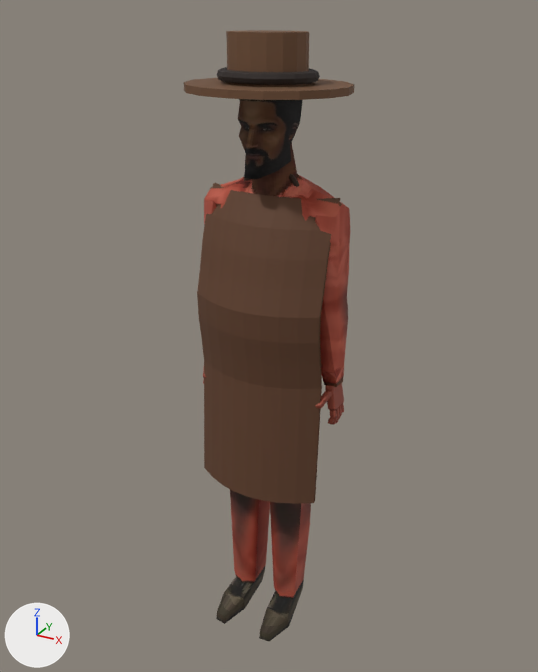
One commit to the glTF model assets/models/actors/npc_budi.glb: the scene before it, then after it.
Before and after are seen from a camera (50 mm lens) standing at (0.989, -1.805, 1.898) and looking at (-0.011, 0.013, 0.989). Arrows for +X, +Y and +Z are at lower left; the lights stay in place. The older version comes first.
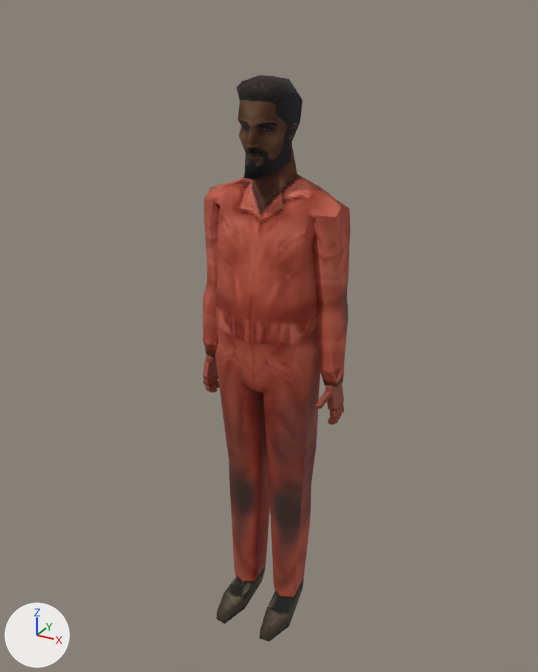
The newer file is also turned or shifted as a whole; pictures and numbers use the older file's frame.

Pixel boxes (x1, y1, x2, y2) of what changed, in the pictures (538 x 672 px):
'celemek_kulit', deleted (brown): before (197, 183, 340, 504)
'Cylinder.001', deleted (brown): before (226, 30, 309, 87)
'Cylinder', deleted (brown): before (184, 78, 354, 100)
'Torus', deleted (black): before (217, 67, 320, 85)
'Torus.001', deleted (mostly hidden): before (244, 174, 299, 187)
'npc_budi_body', unchanged, uncovered by the edit: before (204, 142, 350, 641); after (203, 142, 350, 641)

The edits, one by one:
Object 'celemek_kulit' (ob_celemek_kulit) is deleted.
Object 'Cylinder' (ob_cylinder) is deleted.
Object 'Cylinder.001' (ob_cylinder_001) is deleted.
Object 'Torus' (ob_torus) is deleted.
Object 'Torus.001' (ob_torus_001) is deleted.
